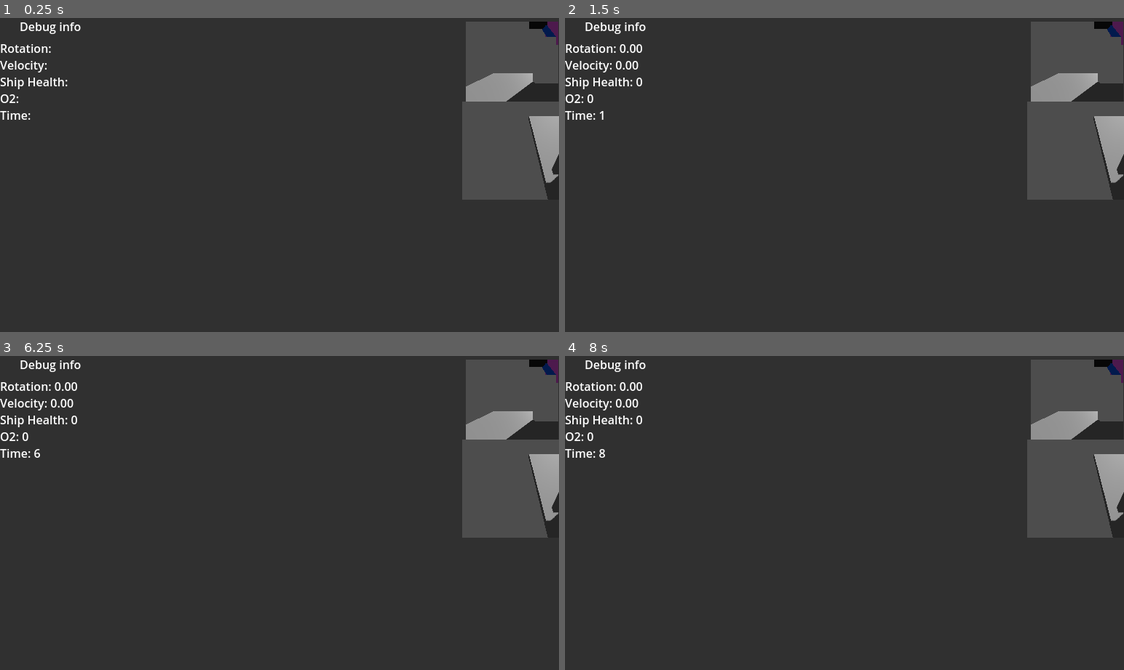
Above: before the commit, frames 1-4 (two rows, left to right).
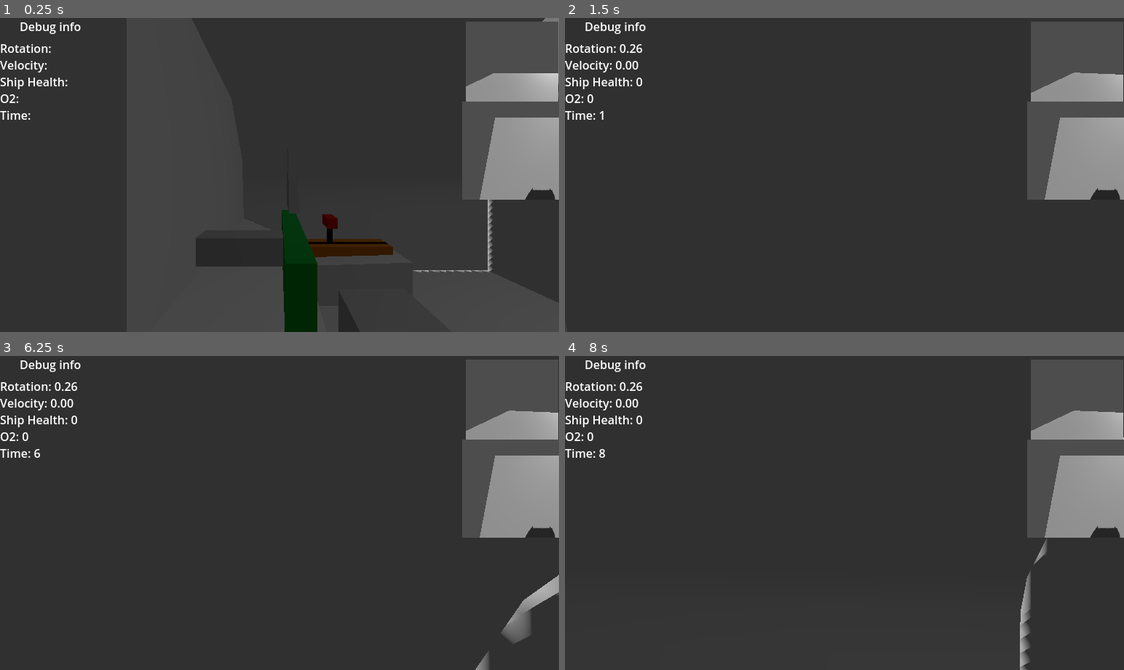
Above: after the commit, the same moments.

Repository: zachary-huber/globalGameJam2025_BUBBLE
Game: Godot game, scene res://src/scenes/main_3d.tscn
The game is run twice, just before and just after one commit, with the same random seed, the same clock (stepped at 60 frames per second) and the same inputs.
Inputs (mouse positions are in pixels of both pictures, inside the frame that each line leads up to):
- Up to frame 1 (0.25 s): no input
- Up to frame 2 (1.5 s): tap Enter (ui_accept) at 0.5, 0.77, 1.25 s; move the mouse to (872, 175) at 0.52 s; hold Q (alt_interact) 0.53-1.28 s; hold W (forward) from 0.53 s (still down); move the mouse to (816, 175) at 1.27 s; tap E (interact) at 1.35 s
- Up to frame 3 (6.25 s): tap Enter (ui_accept) at 1.52, 2, 2.75, 3.02, 3.5, 3.77, 4.25, 4.52, 6.02 s; move the mouse to (296, 506) at 2.02 s; hold Q (alt_interact) 2.03-2.78 s; move the mouse to (273, 519) at 2.77 s; tap E (interact) at 2.85, 4.35, 5.85 s; move the mouse to (324, 516) at 3.52 s; hold Q (alt_interact) 3.53-4.28 s; move the mouse to (234, 509) at 4.27 s; move the mouse to (285, 513) at 5.02 s; hold Q (alt_interact) 5.03-5.78 s; move the mouse to (257, 506) at 5.77 s; release W (forward) at 5.78 s; hold D (right) from 5.78 s (still down)
- Up to frame 4 (8 s): move the mouse to (872, 513) at 6.52 s; release D (right) at 6.53 s; hold Q (alt_interact) 6.53-7.28 s; hold W (forward) from 6.53 s (still down); tap Enter (ui_accept) at 6.77, 7.52 s; move the mouse to (816, 513) at 7.27 s; tap E (interact) at 7.35 s

The runs differ from the first frame. In frame 1, 6.8% of the frame differs, in the area x 45-100%, y 0-100%; in frame 2, 3.5%; in frame 3, 4.3%; in frame 4, 4.0%.

Commit message:
updated radar cam view

Diff:
--- a/src/scenes/main_3d.tscn
+++ b/src/scenes/main_3d.tscn
@@ -9,7 +9,6 @@
 [ext_resource type="PackedScene" uid="uid://d1levm7wo2lhf" path="res://src/scenes/captain_chair.tscn" id="6_ntipw"]
 [ext_resource type="Script" path="res://src/scripts/sub_cam.gd" id="8_y5vig"]
 [ext_resource type="Script" path="res://src/scripts/sub_cam_body.gd" id="9_sq83h"]
-[ext_resource type="PackedScene" uid="uid://bg8vbv2e3tbra" path="res://src/scenes/SubmarineInterior.tscn" id="10_65vc4"]
 
 [sub_resource type="Environment" id="Environment_yl6x8"]
 
@@ -25,26 +24,26 @@
 transform = Transform3D(1, 0, 0, 0, 1, 0, 0, 0, 1, 0, 7.50051, 0)
 
 [node name="SpotLight3D" type="SpotLight3D" parent="submarine"]
-transform = Transform3D(0.727246, -3.00025e-08, 0.686377, -0.686377, -3.17889e-08, 0.727246, 0, -1, -4.37114e-08, 0, 9.98239, 0)
+transform = Transform3D(0.727246, -1.19225e-08, 0.686377, -0.686377, -3.00025e-08, 0.727246, 1.19225e-08, -1, -3.00025e-08, 10.9222, 8.65963, 0.556496)
 light_energy = 2.297
 spot_range = 19.0737
 spot_angle = 20.9804
 
 [node name="wheel" parent="submarine" instance=ExtResource("2_70dgk")]
-transform = Transform3D(3.13316e-17, 1, 2.98023e-08, 4.37114e-08, 2.98023e-08, -1, -1, 2.69587e-15, -4.37114e-08, -9.08567, 1.75676, -0.326861)
+transform = Transform3D(-2.18557e-08, 0.5, -2.18557e-08, 0, -2.18557e-08, -0.5, -0.5, -2.18557e-08, 9.55343e-16, 1.15228, 0.434002, -0.557244)
 
 [node name="lever" parent="submarine" instance=ExtResource("3_2aso7")]
-transform = Transform3D(-0.5, 0.866025, -5.97109e-08, 0.866025, 0.5, 1.59995e-08, 4.37114e-08, -4.37114e-08, -1, -9.93959, 1.75676, -2.12845)
+transform = Transform3D(-0.5, -8.9407e-08, -4.46769e-08, -8.9407e-08, 0.5, -6.13832e-08, 4.46769e-08, -6.13832e-08, -0.5, 1.70533, 0.0710702, -1.57195)
 
 [node name="captainChair" parent="submarine" instance=ExtResource("6_ntipw")]
-transform = Transform3D(-4.37114e-08, 0, 1, 0, 1, 0, -1, 0, -4.37114e-08, -7.05332, 1.01884, -1.15756)
+transform = Transform3D(-2.18557e-08, 0, 0.5, 0, 0.5, 0, -0.5, 0, -2.18557e-08, 1.77209, -0.26884, -0.703325)
 
 [node name="chairCam" type="Camera3D" parent="submarine"]
-transform = Transform3D(-4.2222e-08, -0.258819, 0.965926, -1.13133e-08, 0.965926, 0.258819, -1, 8.88178e-16, -4.37114e-08, -7.58, 2.545, -0.844)
+transform = Transform3D(-4.068e-08, -0.258819, 0.965926, -1.13133e-08, 0.965926, 0.258819, -1, -3.99051e-10, -4.2222e-08, 2.877, 0.862, -0.858)
 script = ExtResource("5_pvmt8")
 
 [node name="player" parent="." instance=ExtResource("2_ix2h5")]
-transform = Transform3D(1, 0, 0, 0, 1, 0, 0, 0, 1, -1.00957, 5.50172, -22.4398)
+transform = Transform3D(1, 0, 0, 0, 1, 0, 0, 0, 1, 1.07518, 7.90383, 0.560209)
 
 [node name="oceanFloorEnvironment" parent="." instance=ExtResource("4_aguwm")]
 
@@ -170,7 +169,4 @@
 render_target_update_mode = 4
 
 [node name="Camera3D" type="Camera3D" parent="mainUI/SubCam/topDownView/SubViewport"]
-transform = Transform3D(-2.30255e-08, -0.850012, 0.526763, -3.71552e-08, 0.526763, 0.850012, -1, 3.07906e-15, -4.37114e-08, 4.1827, 10.6639, 13.3605)
-
-[node name="submarine2" parent="." instance=ExtResource("10_65vc4")]
-transform = Transform3D(2.5, 0, 0, 0, 2.5, 0, 0, 0, 2.5, 0.369848, 4.29777, -21.6802)
+transform = Transform3D(-2.0713e-08, -0.880601, 0.473858, -3.84923e-08, 0.473858, 0.880601, -1, 3.55271e-15, -4.37114e-08, 4.183, 10.6637, 13.4352)
--- a/src/scenes/submarine.tscn
+++ b/src/scenes/submarine.tscn
@@ -1,4 +1,6 @@
-[gd_scene load_steps=10 format=3 uid="uid://1rhcf0vibc1b"]
+[gd_scene load_steps=11 format=3 uid="uid://1rhcf0vibc1b"]
+
+[ext_resource type="PackedScene" uid="uid://bg8vbv2e3tbra" path="res://src/scenes/SubmarineInterior.tscn" id="1_tpn54"]
 
 [sub_resource type="StandardMaterial3D" id="StandardMaterial3D_roi42"]
 albedo_color = Color(0.364084, 0.364084, 0.364084, 1)
@@ -28,70 +30,77 @@
 
 [node name="submarine" type="Node3D"]
 
-[node name="subFloor" type="StaticBody3D" parent="."]
+[node name="subInterior" parent="." instance=ExtResource("1_tpn54")]
+transform = Transform3D(-2.5, 0, 2.18557e-07, 0, 2.5, 0, -2.18557e-07, 0, -2.5, 0, 0, 0)
 
-[node name="MeshInstance3D" type="MeshInstance3D" parent="subFloor"]
+[node name="oldSub" type="Node3D" parent="."]
+visible = false
+
+[node name="subFloor" type="StaticBody3D" parent="oldSub"]
+transform = Transform3D(1, 0, 0, 0, 1, 0, 0, 0, 1, 0, -24.1011, 0)
+
+[node name="MeshInstance3D" type="MeshInstance3D" parent="oldSub/subFloor"]
 transform = Transform3D(1, 0, 0, 0, 1, 0, 0, 0, 1, -3.98904, 0, 0)
 material_override = SubResource("StandardMaterial3D_roi42")
 mesh = SubResource("BoxMesh_56pse")
-skeleton = NodePath("../..")
+skeleton = NodePath("../../..")
 
-[node name="CollisionShape3D" type="CollisionShape3D" parent="subFloor"]
+[node name="CollisionShape3D" type="CollisionShape3D" parent="oldSub/subFloor"]
 shape = SubResource("BoxShape3D_pc186")
 
-[node name="subWall" type="StaticBody3D" parent="."]
-transform = Transform3D(1, 0, 0, 0, -4.37114e-08, 1, 0, -1, -4.37114e-08, -2.31271, 4.46278, 5.52361)
+[node name="subWall" type="StaticBody3D" parent="oldSub"]
+transform = Transform3D(1, 0, 0, 0, -4.37114e-08, 1, 0, -1, -4.37114e-08, -2.31271, -19.6383, 5.52361)
 
-[node name="MeshInstance3D" type="MeshInstance3D" parent="subWall"]
+[node name="MeshInstance3D" type="MeshInstance3D" parent="oldSub/subWall"]
 material_override = SubResource("StandardMaterial3D_edwv1")
 mesh = SubResource("BoxMesh_56pse")
-skeleton = NodePath("../..")
+skeleton = NodePath("../../..")
 
-[node name="CollisionShape3D" type="CollisionShape3D" parent="subWall"]
+[node name="CollisionShape3D" type="CollisionShape3D" parent="oldSub/subWall"]
 shape = SubResource("BoxShape3D_pc186")
 
-[node name="subWall2" type="StaticBody3D" parent="."]
-transform = Transform3D(1, 0, 0, 0, -4.37114e-08, 1, 0, -1, -4.37114e-08, -2.31271, 4.46278, -5.43969)
+[node name="subWall2" type="StaticBody3D" parent="oldSub"]
+transform = Transform3D(1, 0, 0, 0, -4.37114e-08, 1, 0, -1, -4.37114e-08, -2.31271, -19.6383, -5.43969)
 
-[node name="MeshInstance3D" type="MeshInstance3D" parent="subWall2"]
+[node name="MeshInstance3D" type="MeshInstance3D" parent="oldSub/subWall2"]
 material_override = SubResource("StandardMaterial3D_bkmgo")
 mesh = SubResource("BoxMesh_56pse")
-skeleton = NodePath("../..")
+skeleton = NodePath("../../..")
 
-[node name="CollisionShape3D" type="CollisionShape3D" parent="subWall2"]
+[node name="CollisionShape3D" type="CollisionShape3D" parent="oldSub/subWall2"]
 shape = SubResource("BoxShape3D_pc186")
 
-[node name="subWall3" type="StaticBody3D" parent="."]
-transform = Transform3D(-4.37114e-08, -1, -4.37114e-08, 0, -4.37114e-08, 1, -1, 4.37114e-08, 1.91069e-15, -9.79946, -3.22171, -0.476394)
+[node name="subWall3" type="StaticBody3D" parent="oldSub"]
+transform = Transform3D(-4.37114e-08, -1, -4.37114e-08, 0, -4.37114e-08, 1, -1, 4.37114e-08, 1.91069e-15, -9.79946, -27.3228, -0.476394)
 
-[node name="MeshInstance3D" type="MeshInstance3D" parent="subWall3"]
+[node name="MeshInstance3D" type="MeshInstance3D" parent="oldSub/subWall3"]
 transform = Transform3D(1, 0, 0, 0, 1, 8.35187e-23, 0, 8.35187e-23, 1, 2.98023e-08, 0.0250063, -0.964889)
 material_override = SubResource("StandardMaterial3D_onkfs")
 mesh = SubResource("BoxMesh_56pse")
-skeleton = NodePath("../..")
+skeleton = NodePath("../../..")
 
-[node name="CollisionShape3D" type="CollisionShape3D" parent="subWall3"]
+[node name="CollisionShape3D" type="CollisionShape3D" parent="oldSub/subWall3"]
 shape = SubResource("BoxShape3D_pc186")
 
-[node name="subWall4" type="StaticBody3D" parent="."]
-transform = Transform3D(-4.37114e-08, -1, -4.37114e-08, 0, -4.37114e-08, 1, -1, 4.37114e-08, 1.91069e-15, -12.1784, 9.22288, -0.476394)
+[node name="subWall4" type="StaticBody3D" parent="oldSub"]
+transform = Transform3D(-4.37114e-08, -1, -4.37114e-08, 0, -4.37114e-08, 1, -1, 4.37114e-08, 1.91069e-15, -12.1784, -14.8782, -0.476394)
 
-[node name="MeshInstance3D" type="MeshInstance3D" parent="subWall4"]
+[node name="MeshInstance3D" type="MeshInstance3D" parent="oldSub/subWall4"]
 material_override = SubResource("StandardMaterial3D_uxq45")
 mesh = SubResource("BoxMesh_56pse")
-skeleton = NodePath("../..")
+skeleton = NodePath("../../..")
 
-[node name="CollisionShape3D" type="CollisionShape3D" parent="subWall4"]
+[node name="CollisionShape3D" type="CollisionShape3D" parent="oldSub/subWall4"]
 shape = SubResource("BoxShape3D_pc186")
 
-[node name="subControlPanel" type="StaticBody3D" parent="."]
-transform = Transform3D(-3.63532e-08, -0.831663, -0.55528, -2.42721e-08, -0.55528, 0.831663, -1, 4.37114e-08, 1.91069e-15, -12.5179, 5.50679, 4.76837e-07)
+[node name="subControlPanel" type="StaticBody3D" parent="oldSub"]
+transform = Transform3D(-3.63532e-08, -0.831663, -0.55528, -2.42721e-08, -0.55528, 0.831663, -1, 4.37114e-08, 1.91069e-15, -12.5179, -18.5943, 4.76837e-07)
 
-[node name="MeshInstance3D" type="MeshInstance3D" parent="subControlPanel"]
+[node name="MeshInstance3D" type="MeshInstance3D" parent="oldSub/subControlPanel"]
 transform = Transform3D(1, 3.55271e-15, -1.91069e-15, 0, 1, 8.35187e-23, 0, 0, 1, 1.98458e-08, 0.454019, -0.68)
 material_override = SubResource("StandardMaterial3D_xforf")
 mesh = SubResource("BoxMesh_76i7s")
-skeleton = NodePath("../..")
+skeleton = NodePath("../../..")
 
-[node name="CollisionShape3D" type="CollisionShape3D" parent="subControlPanel"]
+[node name="CollisionShape3D" type="CollisionShape3D" parent="oldSub/subControlPanel"]
 shape = SubResource("BoxShape3D_pc186")
--- a/src/scripts/sub_cam.gd
+++ b/src/scripts/sub_cam.gd
@@ -6,4 +6,4 @@
 
 
 func _process(delta: float) -> void:
-	$topDownView/SubViewport/Camera3D.global_position = $SubViewportContainer/SubViewport/subCamBody.global_position + Vector3(4.2, 10.6, 13.3)
+	$topDownView/SubViewport/Camera3D.global_position = $SubViewportContainer/SubViewport/subCamBody.global_position + Vector3(4.2, 13.3, 0.0)
--- a/src/scripts/sub_cam_body.gd
+++ b/src/scripts/sub_cam_body.gd
@@ -1,6 +1,6 @@
 extends CharacterBody3D
 
-var radarRotationSpeed:float = 15.0
+var radarRotationSpeed:float = 180.0
 
 
 func _physics_process(delta: float) -> void:
Not shown: 1 places in src/scenes/main_3d.tscn that only renumber resources
